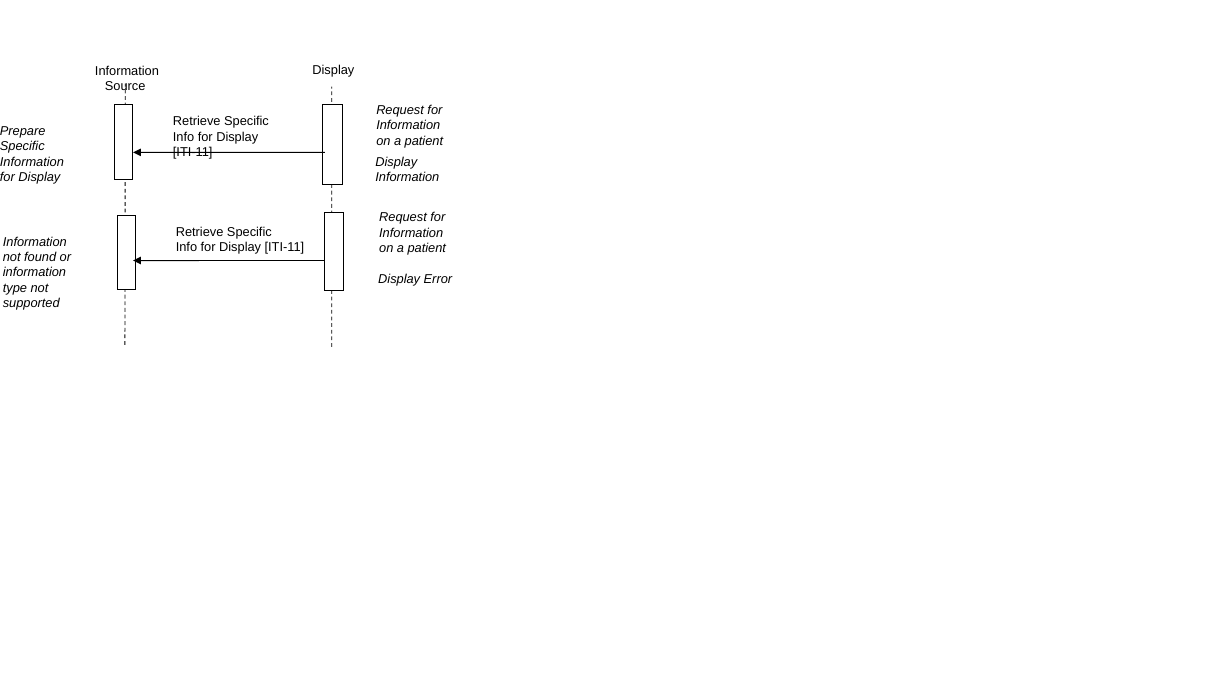
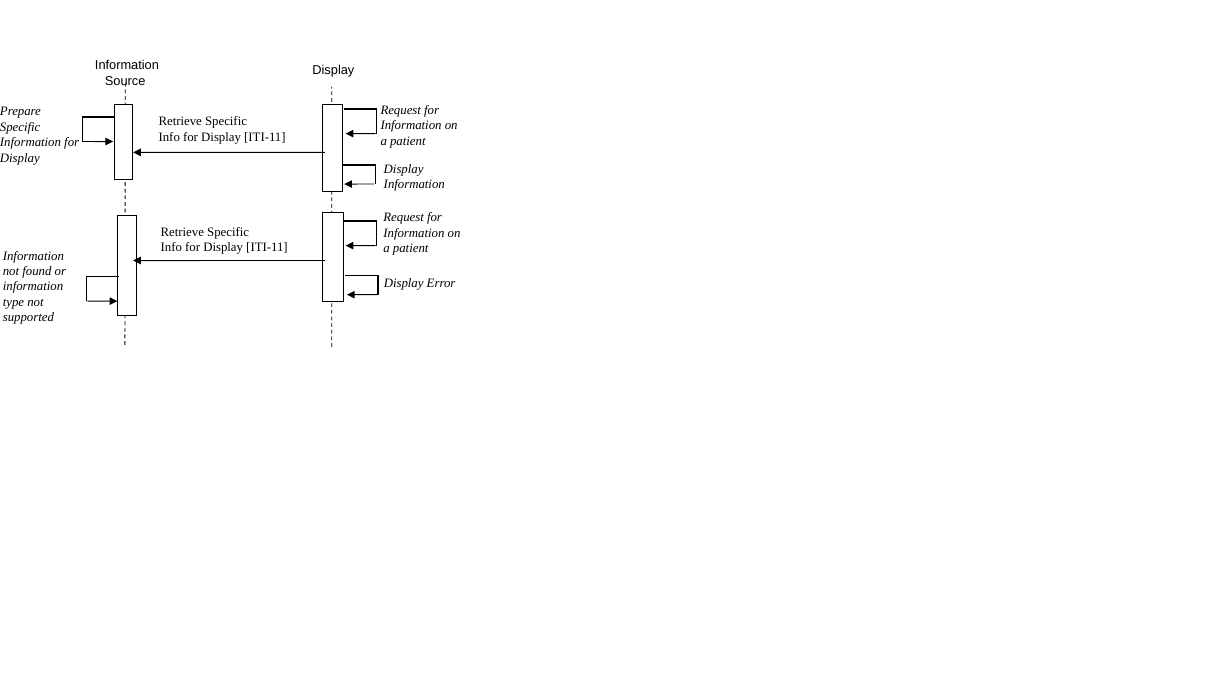
Before and after one commit to IHE/publications, a slide deck: slide 1 of ITI/TF/Volume1/media/Figure_3.3-1.pptx. Drawn at 1232x693 pixels with LibreOffice and Linux fonts; fonts in the diff are those of the drawing. Boxes give left, top, right and bottom in pixels: in the first picture for what was removed or moved away, otherwise in the second. Text is boxed around its words. In the diff, an @@ line names an element or a change of style, - is before the commit and + after.

```diff
--- a/ITI/TF/Volume1/media/Figure_3.3-1.pptx
+++ b/ITI/TF/Volume1/media/Figure_3.3-1.pptx
@@ text "Information Source": place and size @@
-text "Information Source" at [95, 65, 159, 93]
+text "Information Source" at [95, 59, 159, 87]
@@ text "Prepare Specific Information for Display": place and size @@
-text "Prepare Specific Information for Display" at [0, 126, 64, 184]
+text "Prepare Specific Information for Display" at [0, 106, 79, 165]
@@ line added from (82, 141) to (82, 117), #000000 1 pt @@
@@ line added from (82, 117) to (115, 117), #000000 1 pt @@
@@ font Arial to Times New Roman in 8 elements at [381, 105, 458, 148], [383, 212, 461, 255], [384, 278, 456, 290], [161, 227, 287, 254], [384, 164, 445, 191], [3, 251, 66, 324], [0, 106, 79, 165], [159, 116, 285, 144] @@
@@ text "Retrieve Specific Info for Display ...": place and size @@
-text "Retrieve Specific Info for Display ..." at [173, 113, 301, 148]
+text "Retrieve Specific Info for Display ..." at [159, 116, 285, 144]
@@ rectangle: place and size @@
-rectangle at [323, 104, 343, 185]
+rectangle at [323, 104, 343, 191]
@@ line added from (377, 109) to (344, 109), #000000 1 pt @@
@@ line added from (377, 109) to (377, 134), #000000 1 pt @@
@@ arrow added from (83, 141) to (113, 141), #000000 0.75 pt @@
@@ arrow added from (376, 134) to (346, 134), #000000 0.75 pt @@
@@ line added from (375, 165) to (343, 165), #000000 1 pt @@
@@ line added from (375, 165) to (375, 184), #000000 1 pt @@
@@ text "Display Information": place and size @@
-text "Display Information" at [375, 156, 439, 181]
+text "Display Information" at [384, 164, 445, 191]
@@ arrow added from (374, 184) to (345, 184), #000000 0.75 pt @@
@@ rectangle: place and size @@
-rectangle at [117, 215, 136, 290]
+rectangle at [117, 215, 137, 316]
@@ text "Retrieve Specific Info for Display ...": place and size @@
-text "Retrieve Specific Info for Display ..." at [176, 226, 305, 254]
+text "Retrieve Specific Info for Display ..." at [161, 227, 287, 254]
@@ rectangle: place and size @@
-rectangle at [325, 213, 344, 291]
+rectangle at [323, 213, 344, 301]
@@ line added from (377, 221) to (344, 221), #000000 1 pt @@
@@ line added from (377, 221) to (377, 246), #000000 1 pt @@
@@ text "Information not found or information ...": place and size @@
-text "Information not found or information ..." at [3, 236, 71, 310]
+text "Information not found or information ..." at [3, 251, 66, 324]
@@ arrow added from (376, 246) to (346, 246), #000000 0.75 pt @@
@@ line added from (86, 301) to (86, 276), #000000 1 pt @@
@@ line added from (86, 276) to (119, 276), #000000 1 pt @@
@@ line added from (378, 275) to (346, 275), #000000 1 pt @@
@@ arrow added from (377, 295) to (348, 295), #000000 0.75 pt @@
@@ line added from (378, 274) to (378, 295), #000000 1 pt @@
@@ arrow added from (88, 301) to (117, 301), #000000 0.75 pt @@
```
Also in this commit, not shown: 21 other files.
